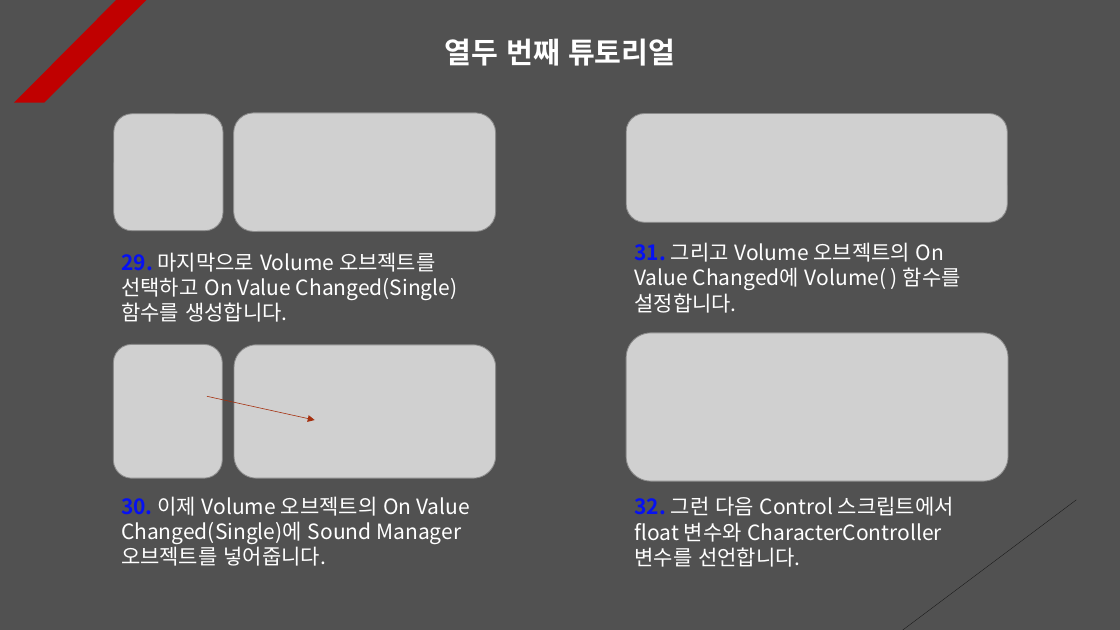
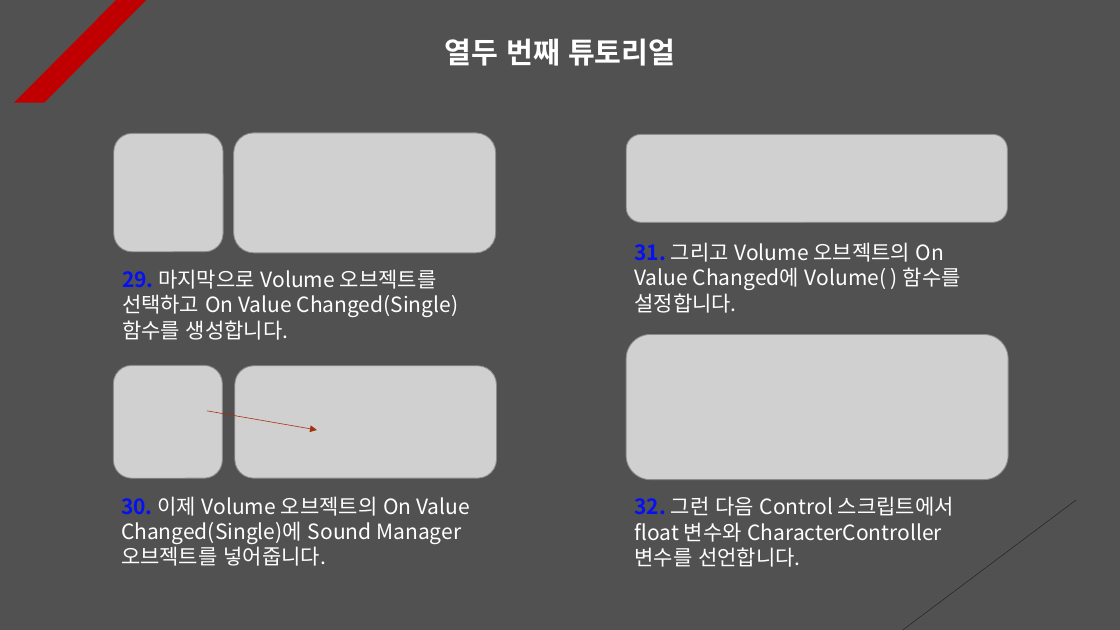
Before and after one commit to Unity2033/3D-UnityEngine, a slide deck: slide 13 of Assets/Class/Sound/PPT Data/Sound Example.pptx. Drawn at 1120x630 pixels with LibreOffice and Linux fonts; fonts in the diff are those of the drawing; grey boxes stand for pictures. Boxes give left, top, right and bottom in pixels: in the first picture for what was removed or moved away, otherwise in the second. Text is boxed around its words. In the diff, an @@ line names an element or a change of style, - is before the commit and + after.

```diff
--- a/Assets/Class/Sound/PPT Data/Sound Example.pptx
+++ b/Assets/Class/Sound/PPT Data/Sound Example.pptx
@@ picture: place and size @@
-picture at [113, 113, 223, 230]
+picture at [113, 134, 223, 252]
@@ picture: place and size @@
-picture at [234, 113, 496, 231]
+picture at [234, 133, 496, 253]
@@ picture: place and size @@
-picture at [626, 113, 1007, 223]
+picture at [626, 134, 1007, 223]
@@ text "29. 마지막으로 Volume 오브젝트를 선택하고 ...": place and size @@
-text "29. 마지막으로 Volume 오브젝트를 선택하고 ..." at [121, 252, 458, 322]
+text "29. 마지막으로 Volume 오브젝트를 선택하고 ..." at [122, 269, 459, 340]
@@ picture: place and size @@
-picture at [113, 344, 223, 478]
+picture at [113, 365, 223, 478]
@@ picture: place and size @@
-picture at [234, 345, 496, 479]
+picture at [235, 365, 497, 478]
@@ arrow moved from (207, 397) - (315, 420) to (207, 411) - (317, 430) @@
```
Also in this commit, not shown: 10 other slides changed, 35 other files.
